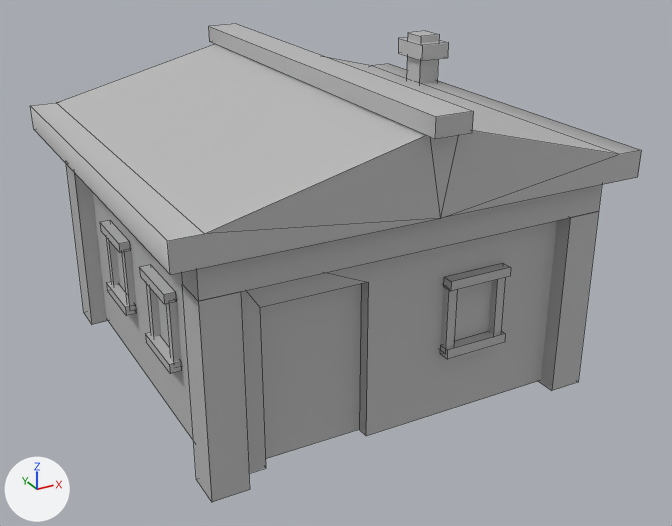
Two versions of the FBX model Assets/Models/House01.fbx, one commit apart.
One viewpoint serves both versions: a 50 mm lens placed at (-1.164, -2.19, 1.351), pointed at (0.002, -0.069, 0.29). Every picture has the same lights, and +X, +Y and +Z are marked at lower left. Mesh edges are drawn as thin lines. Where no turn or scale is listed for an object, it has been applied to the vertices. Vertices at the same position are counted once.
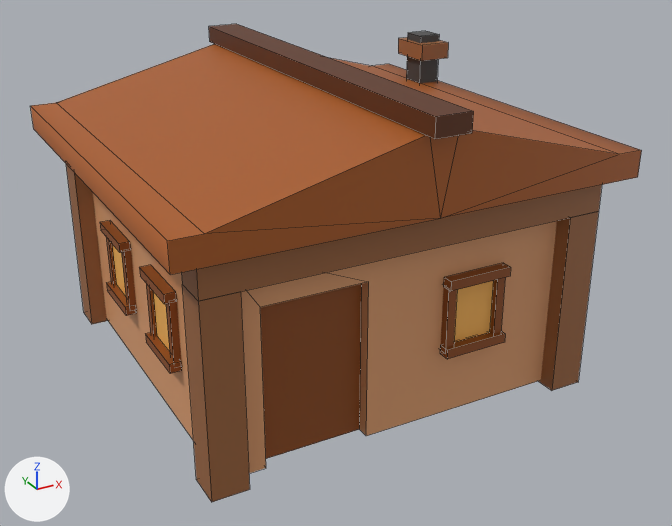
The newer file is also rescaled (x1.5) as a whole; pictures and numbers use the older file's frame.

Location of each change, [x1, y1, x2, y2] in pixels of the pictures (672 x 526 px; the box of a moved part takes in the faces that stretch with it):
```json
{"part": 1, "of": "me_mesh", "change": "moved or reshaped", "after": [112, 244, 494, 352], "on screen": "not visible before"}
{"part": 2, "of": "me_mesh", "change": "recoloured", "before": [31, 24, 642, 502], "after": [31, 24, 642, 502], "on screen": "grey to brown"}
```

The change, as JSON lines over the scene's bpy script:
```json
{"op": "add", "block": "img_ultimatetexture01_png", "code": ["img_ultimatetexture01_png = load_image('UltimateTexture01.png', '../Textures/UltimateTexture01.png', 1920, 1080, 'sRGB')"]}
{"op": "add", "block": "mat_ultimatetexture03", "code": ["mat_ultimatetexture03 = principled_material('UltimateTexture03')", "mat_ultimatetexture03.texture = img_ultimatetexture01_png"]}
{"block": "me_mesh", "where": "# used by ob_pcube198; location = (0.0, 0.0, 0.0)"}
{"op": "remove", "block": "me_mesh", "code": "me_mesh.from_pydata(...)  # 264 vertices, 204 faces; spans x -0.652..0.652, y -0.632..0.632, z 0.0..0.852"}
{"op": "add", "block": "me_mesh", "code": "me_mesh.from_pydata(...)  # 276 vertices, 202 faces; spans x -0.652..0.652, y -0.632..0.632, z 0.0..0.853"}
{"block": "me_mesh", "change": "me_mesh part 1"}
{"block": "me_mesh", "change": "4 faces are deleted"}
{"block": "me_mesh", "change": "6 vertices are added at (-0.544, 0.25, 0.214), (-0.544, 0.126, 0.214), (-0.544, -0.106, 0.214), (-0.544, -0.23, 0.214), (0.096, -0.501, 0.214), (0.22, -0.501, 0.214)"}
{"block": "me_mesh", "change": "6 new vertices lie (0.0, 0.0, 0.166) away from vertices in x -0.544..0.22, y -0.501..0.25, z 0.214"}
{"block": "me_mesh", "change": "3 new faces join them"}
{"block": "me_mesh", "change": "me_mesh part 2: 199 faces spanning x -0.652..0.652, y -0.632..0.632, z 0.0..0.853 switch from mat_lambert2 (grey #bcbcbc) to mat_ultimatetexture03 (picture img_ultimatetexture01_png)"}
```
